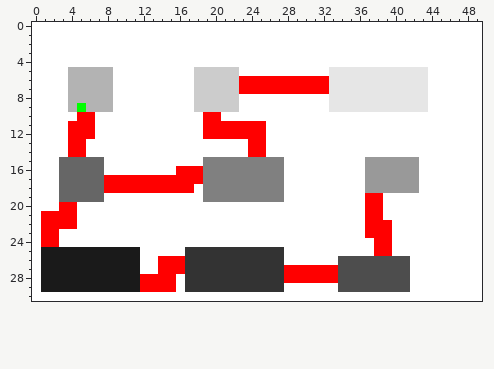
Pixel-art sprite, stored at niveau.png. That is the earlier state.
The file is 50x31 pixels.
After:
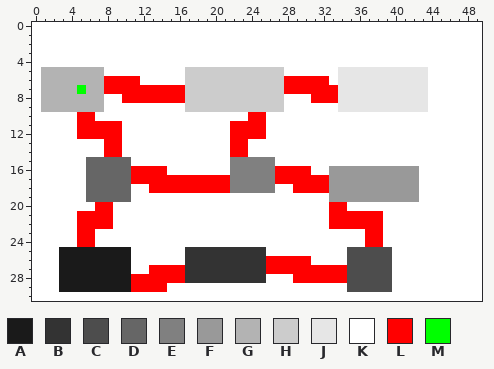
Palette (. is transparent): A #1a1a1a  B #333333  C #4d4d4d  D #666666  E #808080  F #999999  G #b3b3b3  H #cccccc  J #e6e6e6  K #ffffff  L #ff0000  M #00ff00
Edits made:
@@ x 0..49 @@
  4 KKKKKKKKKKKKKKKKKKKKKKKKKKKKKKKKKKKKKKKKKKKKKKKKKK
- 5 KKKKGGGGGKKKKKKKKKHHHHHKKKKKKKKKKJJJJJJJJJJJKKKKKK
- 6 KKKKGGGGGKKKKKKKKKHHHHHLLLLLLLLLLJJJJJJJJJJJKKKKKK
- 7 KKKKGGGGGKKKKKKKKKHHHHHLLLLLLLLLLJJJJJJJJJJJKKKKKK
- 8 KKKKGGGGGKKKKKKKKKHHHHHKKKKKKKKKKJJJJJJJJJJJKKKKKK
- 9 KKKKGMGGGKKKKKKKKKHHHHHKKKKKKKKKKJJJJJJJJJJJKKKKKK
-10 KKKKKLLKKKKKKKKKKKKLLKKKKKKKKKKKKKKKKKKKKKKKKKKKKK
-11 KKKKLLLKKKKKKKKKKKKLLLLLLLKKKKKKKKKKKKKKKKKKKKKKKK
-12 KKKKLLLKKKKKKKKKKKKLLLLLLLKKKKKKKKKKKKKKKKKKKKKKKK
-13 KKKKLLKKKKKKKKKKKKKKKKKKLLKKKKKKKKKKKKKKKKKKKKKKKK
-14 KKKKLLKKKKKKKKKKKKKKKKKKLLKKKKKKKKKKKKKKKKKKKKKKKK
-15 KKKDDDDDKKKKKKKKKKKEEEEEEEEEKKKKKKKKKFFFFFFKKKKKKK
-16 KKKDDDDDKKKKKKKKLLLEEEEEEEEEKKKKKKKKKFFFFFFKKKKKKK
-17 KKKDDDDDLLLLLLLLLLLEEEEEEEEEKKKKKKKKKFFFFFFKKKKKKK
-18 KKKDDDDDLLLLLLLLLLKEEEEEEEEEKKKKKKKKKFFFFFFKKKKKKK
-19 KKKDDDDDKKKKKKKKKKKEEEEEEEEEKKKKKKKKKLLKKKKKKKKKKK
-20 KKKLLKKKKKKKKKKKKKKKKKKKKKKKKKKKKKKKKLLKKKKKKKKKKK
-21 KLLLLKKKKKKKKKKKKKKKKKKKKKKKKKKKKKKKKLLKKKKKKKKKKK
-22 KLLLLKKKKKKKKKKKKKKKKKKKKKKKKKKKKKKKKLLLKKKKKKKKKK
-23 KLLKKKKKKKKKKKKKKKKKKKKKKKKKKKKKKKKKKLLLKKKKKKKKKK
-24 KLLKKKKKKKKKKKKKKKKKKKKKKKKKKKKKKKKKKKLLKKKKKKKKKK
-25 KAAAAAAAAAAAKKKKKBBBBBBBBBBBKKKKKKKKKKLLKKKKKKKKKK
-26 KAAAAAAAAAAAKKLLLBBBBBBBBBBBKKKKKKCCCCCCCCKKKKKKKK
-27 KAAAAAAAAAAAKKLLLBBBBBBBBBBBLLLLLLCCCCCCCCKKKKKKKK
-28 KAAAAAAAAAAALLLLKBBBBBBBBBBBLLLLLLCCCCCCCCKKKKKKKK
-29 KAAAAAAAAAAALLLLKBBBBBBBBBBBKKKKKKCCCCCCCCKKKKKKKK
+ 5 KGGGGGGGKKKKKKKKKHHHHHHHHHHHKKKKKKJJJJJJJJJJKKKKKK
+ 6 KGGGGGGGLLLLKKKKKHHHHHHHHHHHLLLLLKJJJJJJJJJJKKKKKK
+ 7 KGGGGMGGLLLLLLLLLHHHHHHHHHHHLLLLLLJJJJJJJJJJKKKKKK
+ 8 KGGGGGGGKKLLLLLLLHHHHHHHHHHHKKKLLLJJJJJJJJJJKKKKKK
+ 9 KGGGGGGGKKKKKKKKKHHHHHHHHHHHKKKKKKJJJJJJJJJJKKKKKK
+10 KKKKKLLKKKKKKKKKKKKKKKKKLLKKKKKKKKKKKKKKKKKKKKKKKK
+11 KKKKKLLLLLKKKKKKKKKKKKLLLLKKKKKKKKKKKKKKKKKKKKKKKK
+12 KKKKKLLLLLKKKKKKKKKKKKLLLLKKKKKKKKKKKKKKKKKKKKKKKK
+13 KKKKKKKKLLKKKKKKKKKKKKLLKKKKKKKKKKKKKKKKKKKKKKKKKK
+14 KKKKKKKKLLKKKKKKKKKKKKLLKKKKKKKKKKKKKKKKKKKKKKKKKK
+15 KKKKKKDDDDDKKKKKKKKKKKEEEEEKKKKKKKKKKKKKKKKKKKKKKK
+16 KKKKKKDDDDDLLLLKKKKKKKEEEEELLLLKKFFFFFFFFFFKKKKKKK
+17 KKKKKKDDDDDLLLLLLLLLLLEEEEELLLLLLFFFFFFFFFFKKKKKKK
+18 KKKKKKDDDDDKKLLLLLLLLLEEEEEKKLLLLFFFFFFFFFFKKKKKKK
+19 KKKKKKDDDDDKKKKKKKKKKKKKKKKKKKKKKFFFFFFFFFFKKKKKKK
+20 KKKKKKKLLKKKKKKKKKKKKKKKKKKKKKKKKLLKKKKKKKKKKKKKKK
+21 KKKKKLLLLKKKKKKKKKKKKKKKKKKKKKKKKLLLLLLKKKKKKKKKKK
+22 KKKKKLLLLKKKKKKKKKKKKKKKKKKKKKKKKLLLLLLKKKKKKKKKKK
+23 KKKKKLLKKKKKKKKKKKKKKKKKKKKKKKKKKKKKKLLKKKKKKKKKKK
+24 KKKKKLLKKKKKKKKKKKKKKKKKKKKKKKKKKKKKKLLKKKKKKKKKKK
+25 KKKAAAAAAAAKKKKKKBBBBBBBBBKKKKKKKKKCCCCCKKKKKKKKKK
+26 KKKAAAAAAAAKKKKKKBBBBBBBBBLLLLLKKKKCCCCCKKKKKKKKKK
+27 KKKAAAAAAAAKKLLLLBBBBBBBBBLLLLLLLLLCCCCCKKKKKKKKKK
+28 KKKAAAAAAAALLLLLLBBBBBBBBBKKKLLLLLLCCCCCKKKKKKKKKK
+29 KKKAAAAAAAALLLLKKKKKKKKKKKKKKKKKKKKCCCCCKKKKKKKKKK
 30 KKKKKKKKKKKKKKKKKKKKKKKKKKKKKKKKKKKKKKKKKKKKKKKKKK
